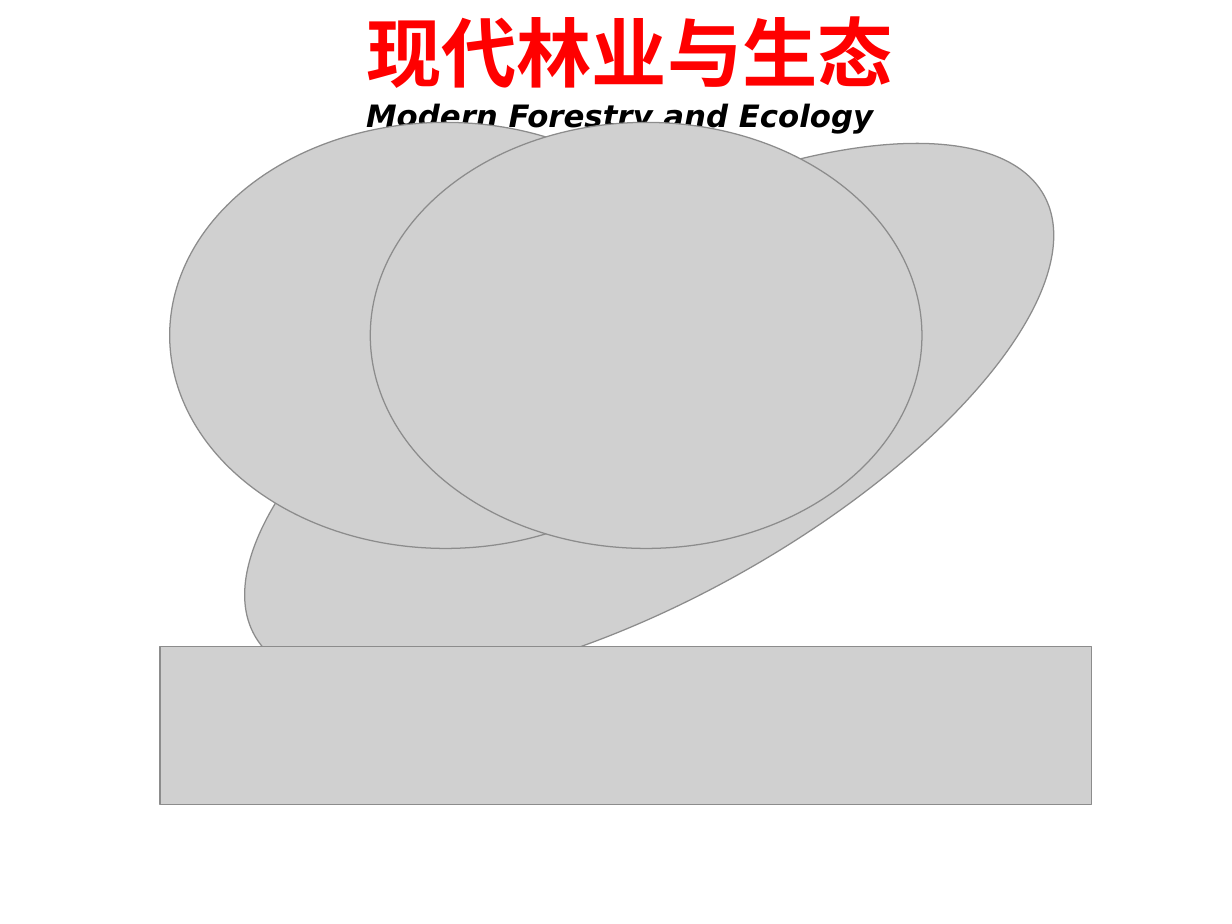
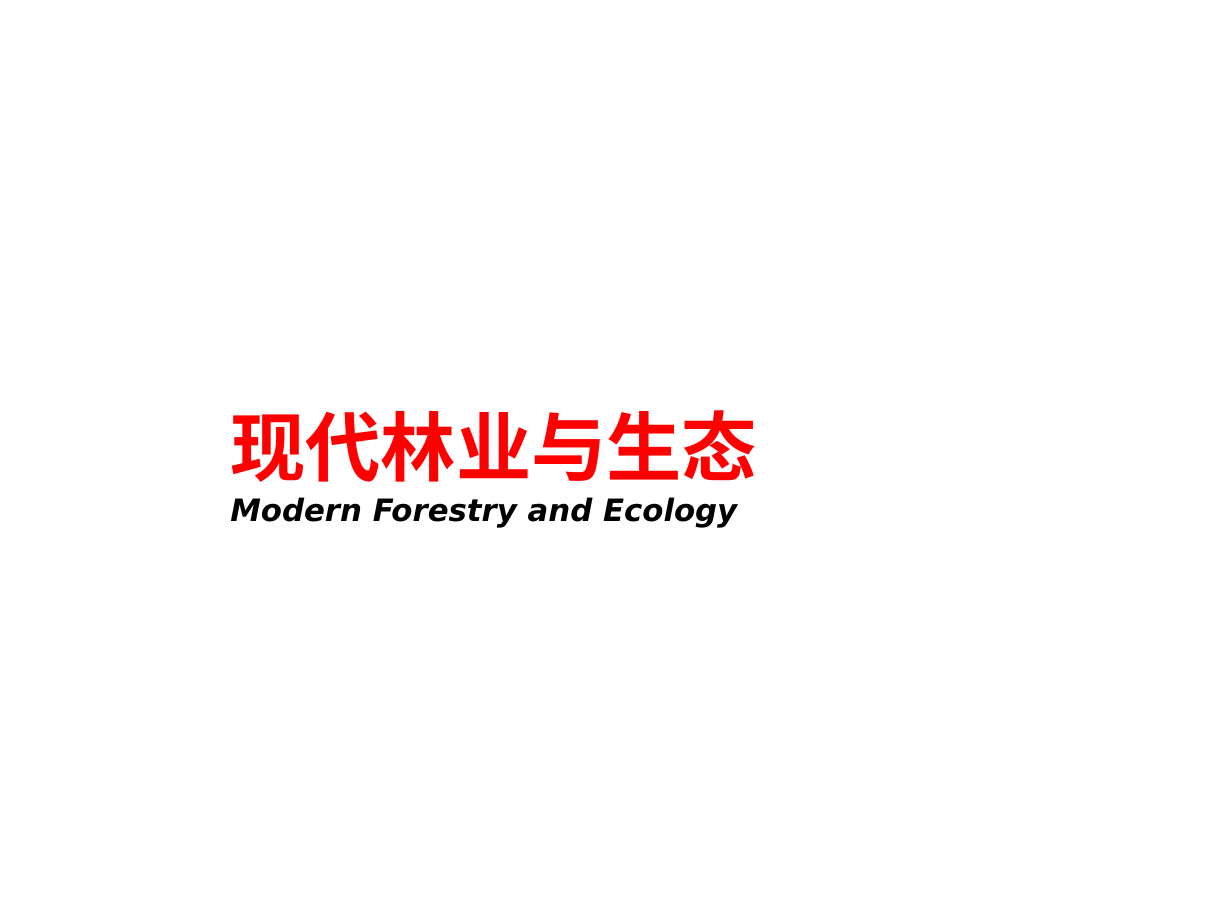
Before and after one commit to Zongzheng/Webchat, a slide deck: slide 3 of 平台logo制作/新建 Microsoft Office PowerPoint 演示文稿 (2).pptx (slide 1 before the commit). Drawn at 1232x924 pixels with LibreOffice and Linux fonts; fonts in the diff are those of the drawing; grey boxes stand for pictures. Boxes give left, top, right and bottom in pixels: in the first picture for what was removed or moved away, otherwise in the second. Text is boxed around its words. In the diff, an @@ line names an element or a change of style, - is before the commit and + after.

```diff
--- a/平台logo制作/新建 Microsoft Office PowerPoint 演示文稿 (2).pptx
+++ b/平台logo制作/新建 Microsoft Office PowerPoint 演示文稿 (2).pptx
@@ text "现代林业与生态": place and size @@
-text "现代林业与生态" at bbox=[366, 16, 893, 134]
+text "现代林业与生态" at bbox=[230, 410, 757, 528]
@@ group removed at bbox=[160, 35, 1133, 806]: 4 pictures @@
```
Also in this commit, not shown: 2 slides added, 11 other files.
